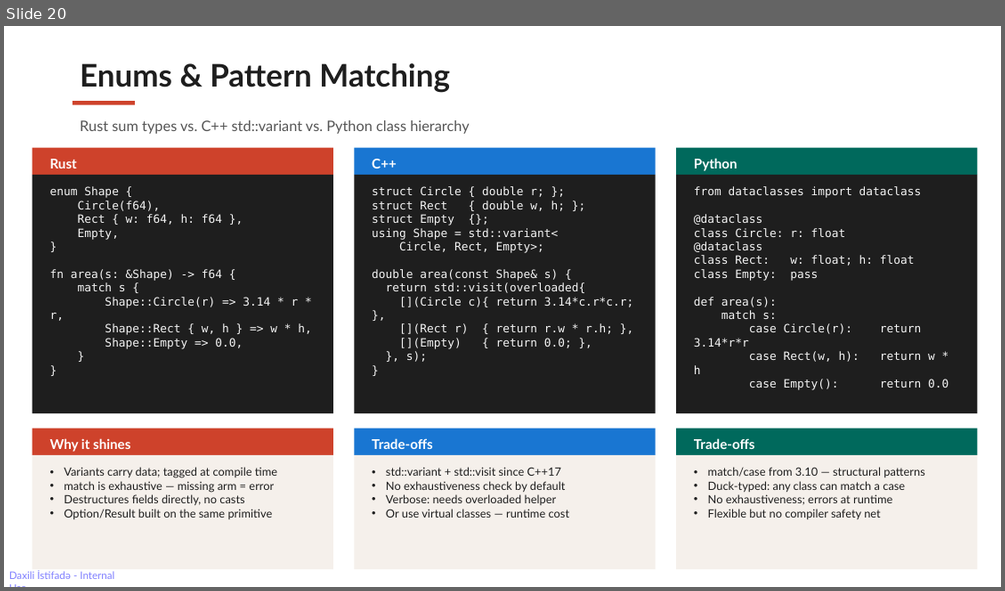
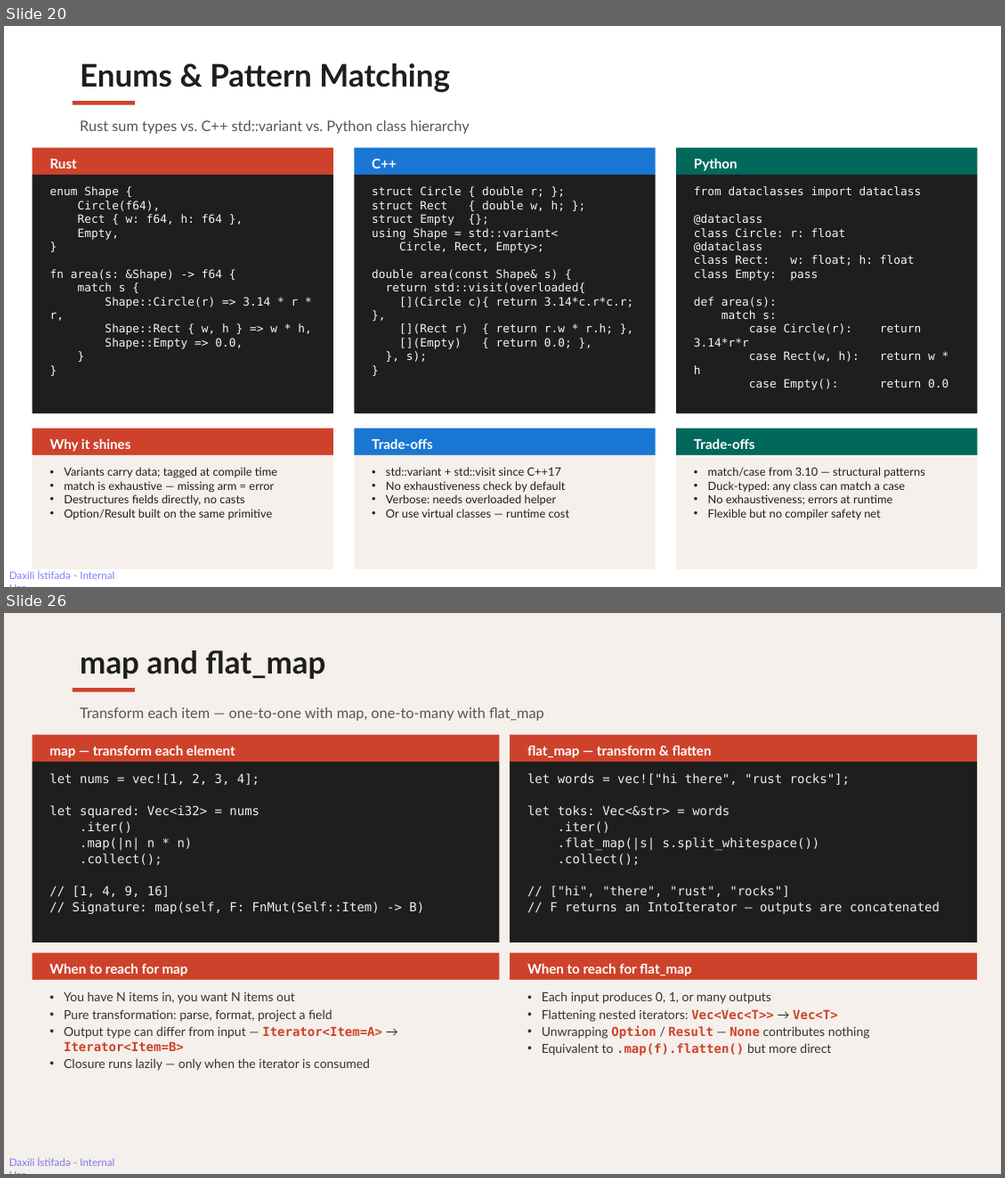
Before and after one commit to rahimahmedov/rust_vs_cpp, a slide deck: rust_friday_session.pptx. Shown one above the other, each under a label of ours: slide 20 before the commit, slides 20 and 26 after it; the slides between them are not shown. The pictures are 1005x591 and 1005x1178 pixels, drawn with LibreOffice and Linux fonts; fonts in the diff are those of the drawing. Boxes give left, top, right and bottom in pixels: in the first picture for what was removed or moved away, otherwise in the second. Text is boxed around its words. In the diff, an @@ line names an element or a change of style, - is before the commit and + after.

Commit message:
closure and iterators

```diff
--- a/rust_friday_session.pptx
+++ b/rust_friday_session.pptx
@@ slide 26 added at (4,613,1001,1174), background #F5F0EB; not listed: 1 template element that a slide beside it also shows @@
@@ text added at (80,650,325,679), 30 pt, text #1E1E1E, bold @@
+map and flat_map
@@ rectangle added at (73,688,135,692), fill #CE422B @@
@@ text added at (80,707,544,721), 14 pt, text #555555 @@
+Transform each item — one-to-one with map, one-to-many with flat_map
@@ rectangle added at (32,734,500,761), fill #CE422B @@
@@ text added at (49,745,235,758), 13 pt, text #FFFFFF, bold @@
+map — transform each element
@@ rectangle added at (510,734,977,761), fill #CE422B @@
@@ text added at (527,746,712,758), 13 pt, text #FFFFFF, bold @@
+flat_map — transform & flatten
@@ rectangle added at (32,762,500,943), fill #1E1E1E @@
@@ rectangle added at (510,762,977,943), fill #1E1E1E @@
@@ text added at (49,773,424,914), 12 pt, text #EEEEEE @@
+let nums = vec![1, 2, 3, 4];
+let squared: Vec<i32> = nums
+.iter()
+.map(|n| n * n)
+.collect();
+// [1, 4, 9, 16]
+// Signature: map(self, F: FnMut(Self::Item) -> B)
@@ text added at (527,773,939,914), 12 pt, text #EEEEEE @@
+let words = vec!["hi there", "rust rocks"];
+let toks: Vec<&str> = words
+.iter()
+.flat_map(|s| s.split_whitespace())
+.collect();
+// ["hi", "there", "rust", "rocks"]
+// F returns an IntoIterator — outputs are concatenated
@@ rectangle added at (32,952,500,980), fill #CE422B @@
@@ rectangle added at (510,952,977,980), fill #CE422B @@
@@ rectangle added at (32,980,500,1148), fill #F5F0EB @@
@@ text added at (49,963,188,976), 13 pt, text #FFFFFF, bold @@
+When to reach for map
@@ rectangle added at (510,980,977,1148), fill #F5F0EB @@
@@ text added at (527,963,692,976), 13 pt, text #FFFFFF, bold @@
+When to reach for flat_map
@@ text added at (64,991,382,1070), 12 pt, text #333333 @@
+• You have N items in, you want N items out
+• Pure transformation: parse, format, project a field
+• Output type can differ from input — Iterator<Item=A> → Iterator<Item=B>
+• Closure runs lazily — only when the iterator is consumed
@@ text added at (542,991,870,1055), 12 pt, text #333333 @@
+• Each input produces 0, 1, or many outputs
+• Flattening nested iterators: Vec<Vec<T>> → Vec<T>
+• Unwrapping Option / Result — None contributes nothing
+• Equivalent to .map(f).flatten() but more direct
```
Also in this commit, not shown: 4 slides changed, 8 other slides added.
